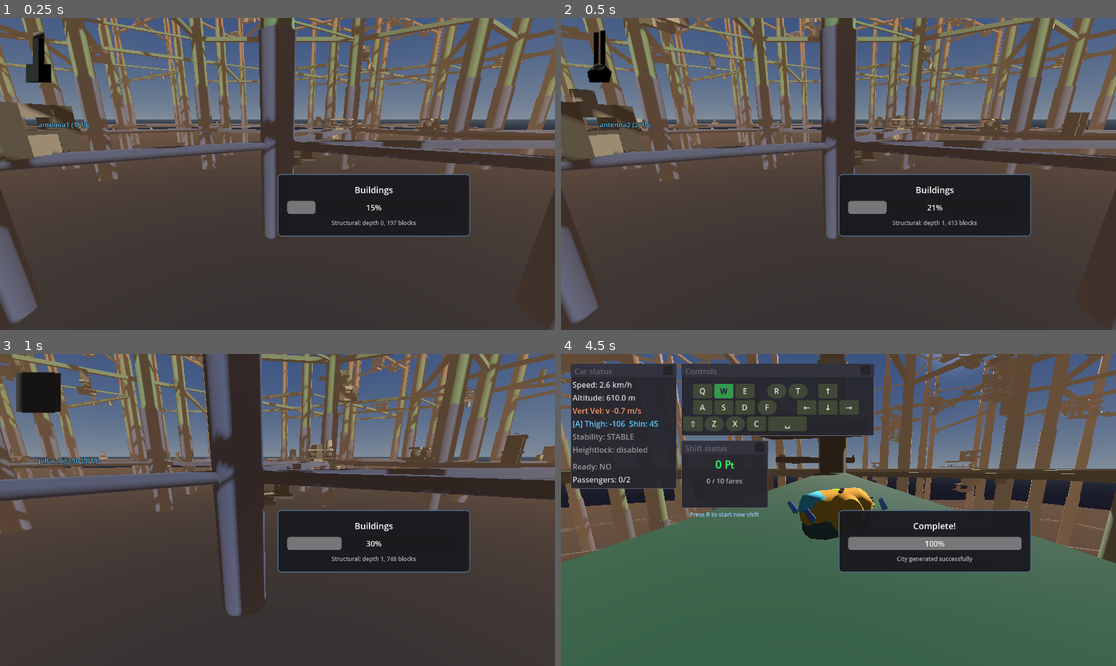
Above: before the commit, frames 1-4 (two rows, left to right).
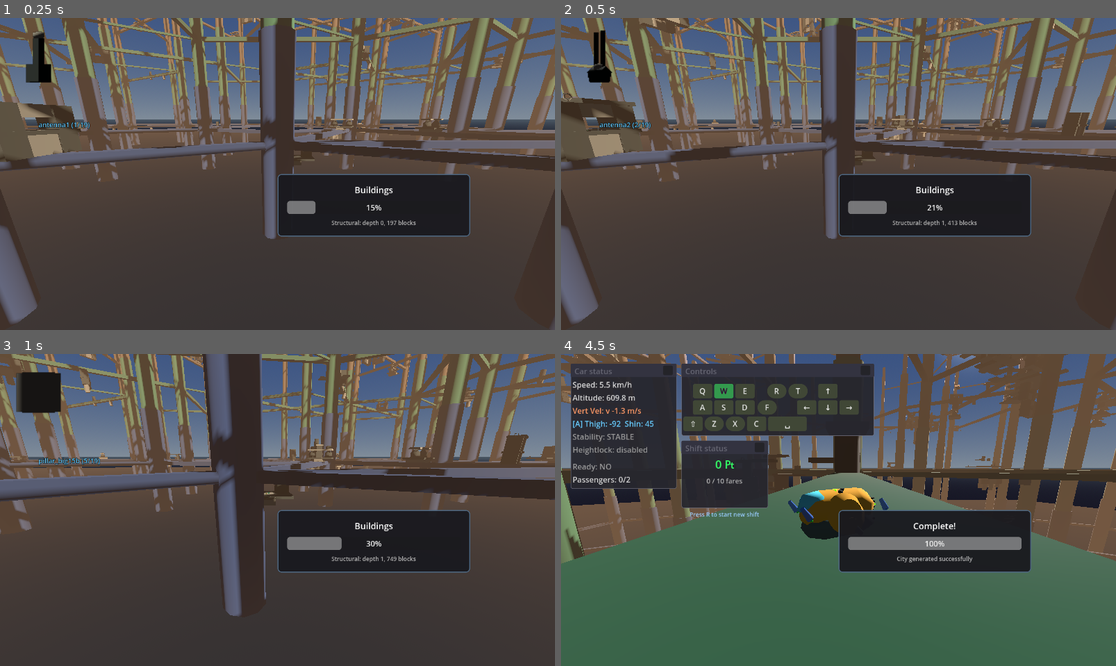
Above: after the commit, the same moments.

Repository: TaxiService/fcar
Game: Godot game, scene res://city/city_test.tscn
Two runs of this game, one before a commit and one after it. Both use one fixed random seed, a clock stepped at 60 frames per second and the inputs below.
Inputs (mouse positions are in pixels of both pictures, inside the frame that each line leads up to):
- Up to frame 1 (0.25 s): no input
- Up to frame 2 (0.5 s): no input
- Up to frame 3 (1 s): tap Enter at 0.5 s; move the mouse to (305, 510) at 0.52 s; hold W (forward) from 0.53 s (still down); tap Shift (boost) at 0.6 s; click (305, 510) at 0.67 s; tap Space (jump) at 0.77 s
- Up to frame 4 (4.5 s): keep holding W (forward); move the mouse to (810, 510) at 1.27 s; tap R (confirm) at 1.35 s; tap Space (jump) at 1.52, 3.02, 3.77 s; move the mouse to (849, 503) at 2.02 s; tap C (crouch) at 2.1 s; move the mouse to (832, 516) at 2.77 s; tap V (toggle_auto_hover) at 2.85 s; click (832, 516) at 2.92 s; move the mouse to (877, 513) at 3.52 s; hold F (toggle_control_lock) 3.53-4.28 s; move the mouse to (794, 506) at 4.27 s; tap Ctrl at 4.35 s

Frame 1 is identical in both runs. In frame 2, 0.7% of the frame differs, in the area x 0-100%, y 0-46%; in frame 3, 0.6%; in frame 4, 15%, in the area x 0-100%, y 0-68%.

Commit message:
added hospital1x1, fixed spawner plug direction

Diff:
--- /dev/null
+++ b/city/building/functional/hospital1x1.tscn
@@ -0,0 +1,53 @@
+[gd_scene load_steps=9 format=3 uid="uid://qgb0pt5v1ask"]
+
+[ext_resource type="Script" uid="uid://cmafag82uyxu7" path="res://city/BuildingBlock.gd" id="1_wi01x"]
+[ext_resource type="Material" uid="uid://bqb6xr3pfb6vl" path="res://mats/holo.tres" id="3_1g6dr"]
+[ext_resource type="Material" uid="uid://c84qehqsj2tk1" path="res://mats/floor_small.tres" id="4_5w0i3"]
+[ext_resource type="Script" uid="uid://bqovvbw65pd4c" path="res://city/ConnectionPoint.gd" id="5_vcny3"]
+
+[sub_resource type="BoxShape3D" id="BoxShape3D_i5q1c"]
+size = Vector3(15, 7, 15)
+
+[sub_resource type="BoxMesh" id="BoxMesh_wi01x"]
+material = ExtResource("3_1g6dr")
+size = Vector3(15, 7, 15)
+
+[sub_resource type="BoxShape3D" id="BoxShape3D_orayl"]
+size = Vector3(1, 1, 2)
+
+[sub_resource type="BoxMesh" id="BoxMesh_l0srl"]
+material = ExtResource("4_5w0i3")
+size = Vector3(1, 2, 1)
+
+[node name="FloorSmall6" type="StaticBody3D"]
+script = ExtResource("1_wi01x")
+block_type = 1
+can_spawn_people = true
+
+[node name="DeliveryArea" type="Area3D" parent="."]
+collision_layer = 0
+collision_mask = 0
+
+[node name="CollisionShape3D" type="CollisionShape3D" parent="DeliveryArea"]
+transform = Transform3D(1, 0, 0, 0, 1, 0, 0, 0, 1, 0, 5, 0)
+shape = SubResource("BoxShape3D_i5q1c")
+
+[node name="MeshInstance3D" type="MeshInstance3D" parent="."]
+transform = Transform3D(1, 0, 0, 0, 1, 0, 0, 0, 1, 0, 5, 0)
+mesh = SubResource("BoxMesh_wi01x")
+skeleton = NodePath("")
+
+[node name="CollisionShape3D" type="CollisionShape3D" parent="."]
+transform = Transform3D(1, 0, 0, 0, -4.371139e-08, -1, 0, 1, -4.371139e-08, -10, 3.530138, -10)
+shape = SubResource("BoxShape3D_orayl")
+
+[node name="MeshInstance3D2" type="MeshInstance3D" parent="."]
+transform = Transform3D(1, 0, 0, 0, 1, 0, 0, 0, 1, -10, 3.5, -10)
+mesh = SubResource("BoxMesh_l0srl")
+
+[node name="Conn_Plug_Large" type="Marker3D" parent="."]
+transform = Transform3D(1, 0, 0, 0, -4.371139e-08, 1, 0, -1, -4.371139e-08, 0, 2.5, 0)
+script = ExtResource("5_vcny3")
+size_flags = 4
+is_socket = false
+rotation_mode = 1
--- a/city/building/functional/spawner1x1.tscn
+++ b/city/building/functional/spawner1x1.tscn
@@ -42,7 +42,7 @@
 mesh = SubResource("BoxMesh_l0srl")
 
 [node name="Conn_Plug_Large" type="Marker3D" parent="."]
-transform = Transform3D(1, 0, 0, 0, -4.371139e-08, -1, 0, 1, -4.371139e-08, 0, 2.5, 0)
+transform = Transform3D(1, 0, 0, 0, -4.371139e-08, 1, 0, -1, -4.371139e-08, 0, 2.5, 0)
 script = ExtResource("4_1oxgn")
 size_flags = 6
 is_socket = false
